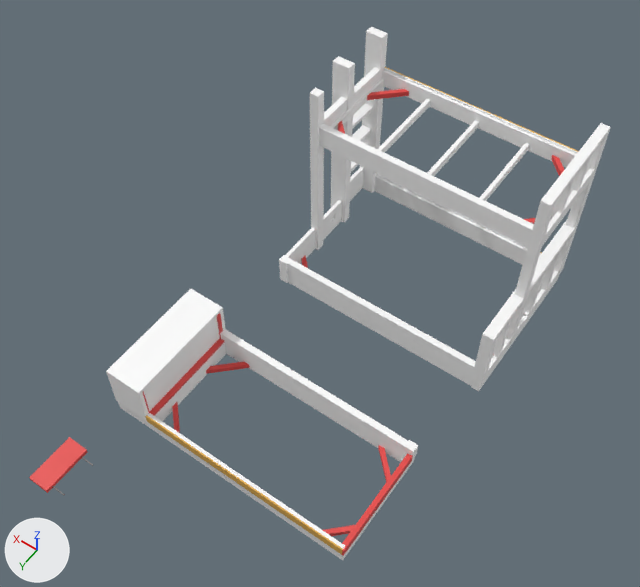
What one commit did to the glTF model public/models/install.glb.
Rendered twice from a 50 mm lens placed at (3.6, 5.16, 6.91), pointed at (6.25, 1.46, 1.09). Arrows for +X, +Y and +Z are at lower left; the lights stay in place. The first picture is the older version. Where no turn or scale is listed for an object, it has been applied to the vertices.

In view in the first picture: 'bed-rail-side.006', 'cabinet-back.014', 'cabinet-top.007', 'leg.039', 'leg.040', 'leg.043', 'leg.044', 'queen-rail-side.038', 'queen-rail-side.039', 'queen-rail-side.042', 'queen-rail-side.043', 'twin-rail-side.008' and 41 more.
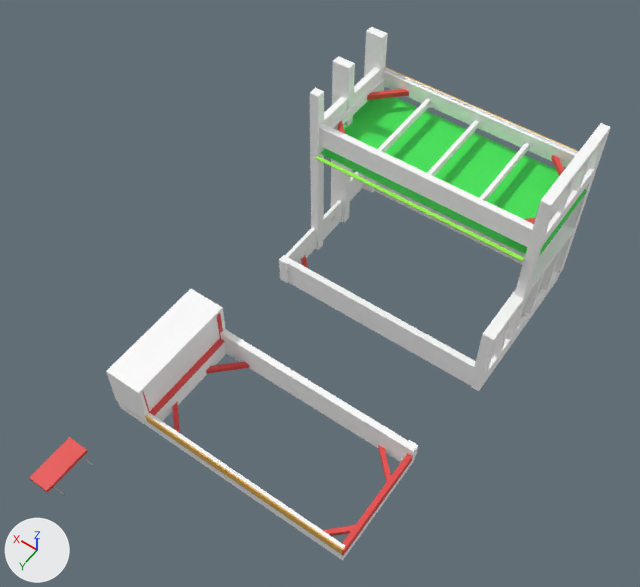
What differs and where, as boxes [x1, y1, x2, y2] in the pictures (640 x 587 px):
'P-4.001', added (green): after [321, 97, 587, 256]
'M-17.001', added: after [315, 156, 524, 261]
'queen-rail-side.038', unchanged, covered by the edit: before [374, 174, 541, 265]; after [374, 181, 541, 265]

The change, as a list of edits to the scene's bpy script:
```text
Add mat_green:
    mat_green = principled_material('green')
    mat_green.base_color = (0.0535, 0.8, 0.0939)  # green #41e756
Add mat_green_001:
    mat_green_001 = principled_material('green.001')
    mat_green_001.base_color = (0.355, 0.994, 0.0939)  # green #a1fe56
Add me_plane_037:
    me_plane_037.from_pydata(...)  # 40 vertices, 76 faces; spans x -1.14..1.11, y -0.55..0.51, z 0.0..0.01
    me_plane_037.materials.append(mat_green)  # green #41e756
Add me_cube_249:
    me_cube_249.from_pydata(...)  # a box spanning x -1.05..1.05, y -0.02..0.02, z -0.01..0.01
    me_cube_249.materials.append(mat_green_001)  # green #a1fe56
Add ob_p_4_001:
    ob_p_4_001 = bpy.data.objects.new('P-4.001', me_plane_037)
    ob_p_4_001.location = (6.034, -0.229, 1.307)
Add ob_m_17_001:
    ob_m_17_001 = bpy.data.objects.new('M-17.001', me_cube_249)
    ob_m_17_001.location = (6.034, 0.342, 1.313)
```
